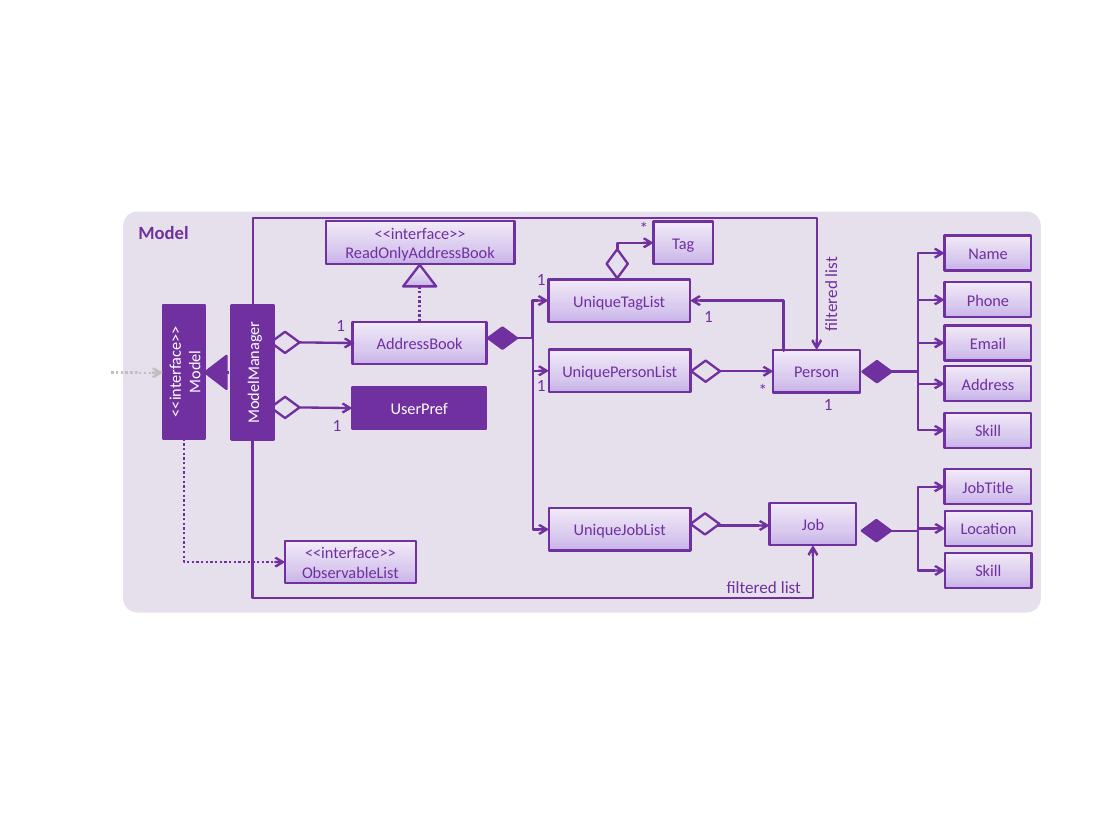
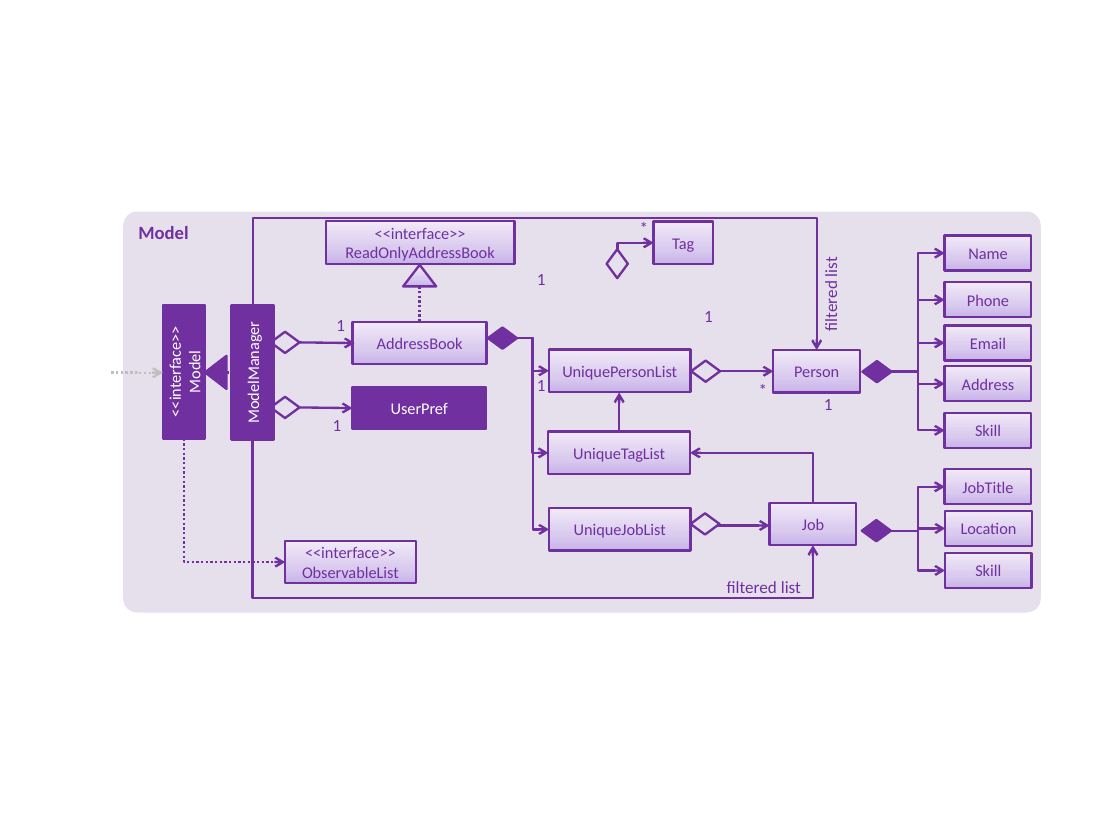
Before and after one commit to tiny767/main, a slide deck: slide 1 of docs/diagrams/ModelComponentClassDiagram.pptx. Drawn at 1120x840 pixels with LibreOffice and Linux fonts; fonts in the diff are those of the drawing. Boxes give left, top, right and bottom in pixels: in the first picture for what was removed or moved away, otherwise in the second. Text is boxed around its words. In the diff, an @@ line names an element or a change of style, - is before the commit and + after.

```diff
--- a/docs/diagrams/ModelComponentClassDiagram.pptx
+++ b/docs/diagrams/ModelComponentClassDiagram.pptx
@@ elbow arrow moved from (517, 338) - (549, 300) to (517, 338) - (549, 452) @@
@@ elbow arrow added from (619, 431) to (619, 392), #7030A0 1.5 pt @@
@@ rectangle "UniqueTagList": place and size @@
-rectangle "UniqueTagList" at (549, 279, 691, 321)
+rectangle "UniqueTagList" at (549, 431, 691, 474)
@@ elbow arrow moved from (783, 352) - (690, 300) to (813, 503) - (690, 452) @@
```
Also in this commit, not shown: 7 slides added, 2 other files.
